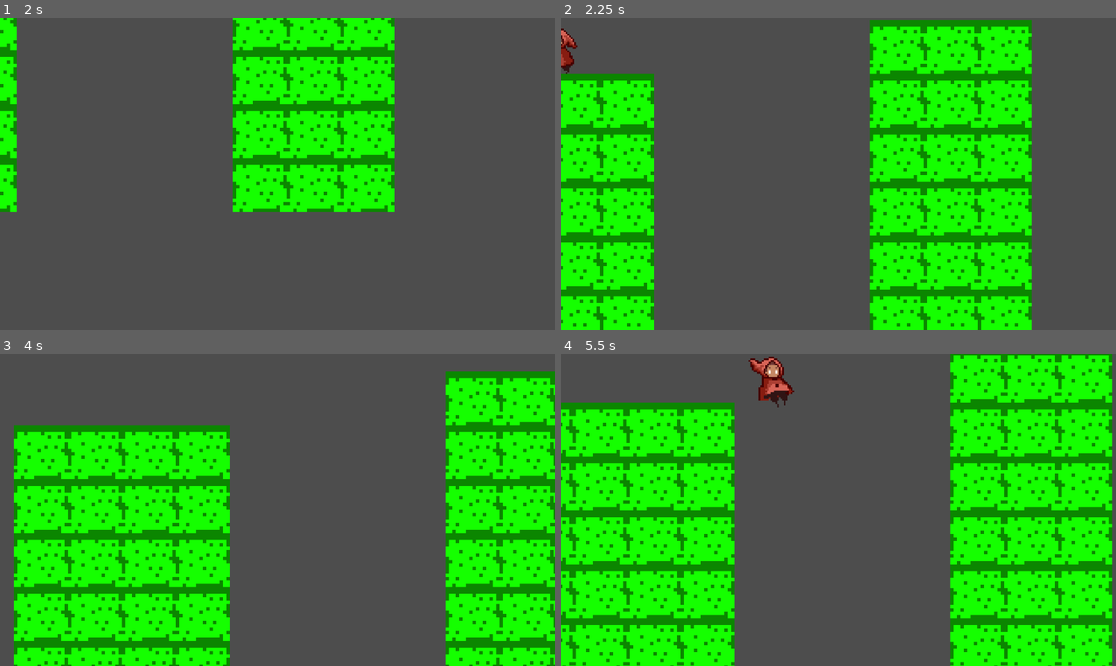
Above: before the commit, frames 1-4 (two rows, left to right).
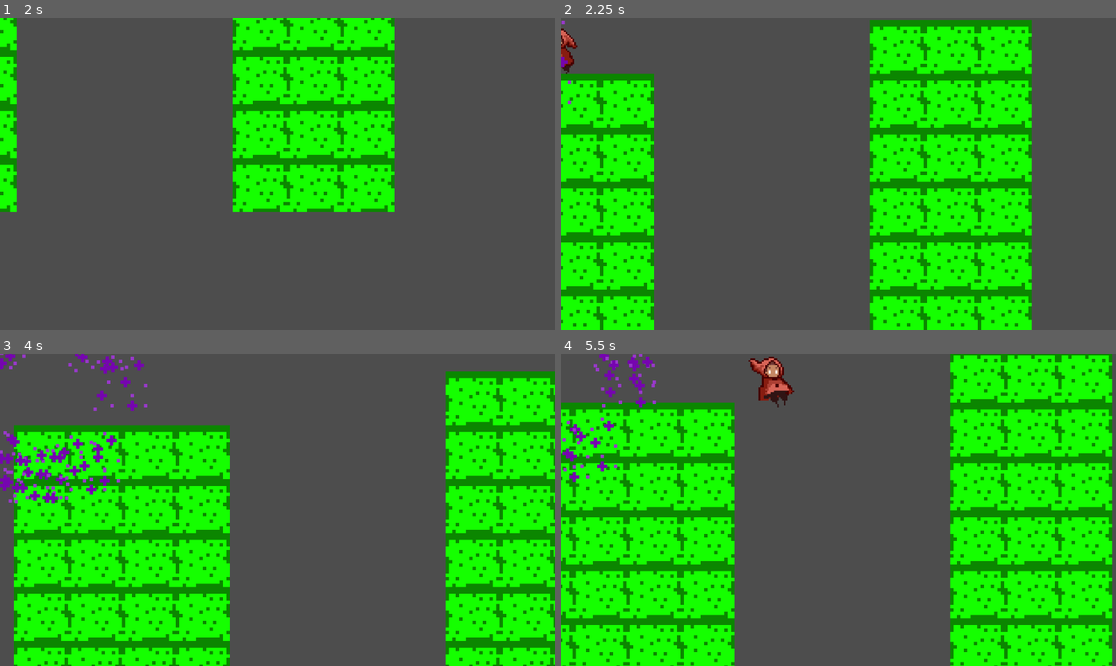
Above: after the commit, the same moments.

Repository: ComiccSanss2/Fragments-of-Aster
Game: Godot game, scene res://scenes/main.tscn
Two runs of this game, one before a commit and one after it. Both use one fixed random seed, a clock stepped at 60 frames per second and the inputs below.
Inputs:
- Up to frame 1 (2 s): tap Enter (ui_accept) at 0.5, 0.77, 1.52 s; hold Shift (grab) 0.53-1.28 s; hold Right (ui_right) from 0.53 s (still down); tap E (grapple) at 1.35 s
- Up to frame 2 (2.25 s): release Right (ui_right) at 2.03 s; hold Left (ui_left) from 2.03 s (still down); hold Shift (grab) from 2.03 s (still down)
- Up to frame 3 (4 s): release Left (ui_left) at 2.78 s; release Shift (grab) at 2.78 s; hold Right (ui_right) from 2.78 s (still down); tap E (grapple) at 2.85 s; tap Enter (ui_accept) at 3.02, 3.77 s; hold Shift (grab) from 3.53 s (still down)
- Up to frame 4 (5.5 s): release Right (ui_right) at 4.28 s; release Shift (grab) at 4.28 s; hold Left (ui_left) 4.28-5.03 s; tap E (grapple) at 4.35 s; tap Enter (ui_accept) at 4.52 s; hold Right (ui_right) from 5.03 s (still down); hold Shift (grab) from 5.03 s (still down)

Frame 1 is identical in both runs. In frame 2, less than 0.1% of the frame differs, in the area x 0-2%, y 0-28%; in frame 3, 1.8%, in the area x 0-27%, y 0-48%; in frame 4, 0.8%.

Commit message:
added dust particles on respawn

Diff:
--- /dev/null
+++ b/scenes/cpu_particles_2d.gd
@@ -0,0 +1,7 @@
+extends CPUParticles2D
+
+func _ready():
+	emitting = true
+	# S'efface automatiquement une fois joué
+	await get_tree().create_timer(lifetime).timeout
+	queue_free()
--- /dev/null
+++ b/scenes/cpu_particles_2d.tscn
@@ -0,0 +1,20 @@
+[gd_scene load_steps=3 format=3 uid="uid://2tmouxcc752l"]
+
+[ext_resource type="Texture2D" uid="uid://bv1kq5mtqjagc" path="res://assets/dustparticles.png" id="1_dti5m"]
+[ext_resource type="Script" uid="uid://csd5sy3ophysd" path="res://scenes/cpu_particles_2d.gd" id="2_6vysw"]
+
+[node name="CPUParticles2D" type="CPUParticles2D"]
+scale = Vector2(0.6, 0.6)
+emitting = false
+amount = 25
+texture = ExtResource("1_dti5m")
+one_shot = true
+explosiveness = 1.0
+randomness = 1.0
+lifetime_randomness = 1.0
+fract_delta = false
+spread = 180.0
+gravity = Vector2(0, 0)
+initial_velocity_min = 80.0
+initial_velocity_max = 80.0
+script = ExtResource("2_6vysw")
--- a/scenes/levels/level_4.tscn
+++ b/scenes/levels/level_4.tscn
@@ -19,7 +19,7 @@
 size = Vector2(1262.375, 1066)
 
 [sub_resource type="RectangleShape2D" id="RectangleShape2D_anwe6"]
-size = Vector2(30.5, 33)
+size = Vector2(16.25, 33)
 
 [node name="Level4" type="Node2D"]
 
@@ -56,7 +56,7 @@
 script = ExtResource("4_ogj6a")
 
 [node name="CollisionShape2D" type="CollisionShape2D" parent="EndTrigger4"]
-position = Vector2(561.25, -350.5)
+position = Vector2(599.125, -384)
 shape = SubResource("RectangleShape2D_anwe6")
 
 [connection signal="body_entered" from="EndTrigger4" to="EndTrigger4" method="_on_body_entered"]
--- a/scenes/levels/level_5.tscn
+++ b/scenes/levels/level_5.tscn
@@ -39,4 +39,4 @@
 shape = SubResource("RectangleShape2D_laj7o")
 
 [node name="PlayerStart" type="Node2D" parent="."]
-position = Vector2(37.470974, 44.536903)
+position = Vector2(12, -15)
--- a/scenes/levels/level_bounds.gd
+++ b/scenes/levels/level_bounds.gd
@@ -53,3 +53,4 @@
 func respawn_player():
 	player.velocity = Vector2.ZERO
 	player.global_position = player_start.global_position
+	player.spawn_dust()
--- a/scenes/player.gd
+++ b/scenes/player.gd
@@ -296,3 +296,9 @@
 
 	grapple_line.visible = false
 	grapple_line.points = []
+
+func spawn_dust():
+	var dust_scene = load("res://scenes/cpu_particles_2d.tscn")
+	var d = dust_scene.instantiate()
+	d.global_position = global_position
+	get_tree().current_scene.add_child(d)
--- a/scenes/player.tscn
+++ b/scenes/player.tscn
@@ -195,3 +195,5 @@
 points = PackedVector2Array(0, 0, 0, 0)
 width = 2.0
 default_color = Color(0, 0, 0, 1)
+
+[node name="DustSpawner" type="Node2D" parent="."]
Binary file added: assets/dustparticles.png
Not shown, added: assets/dustparticles.png.import
Not shown, added: scenes/cpu_particles_2d.gd.uid
